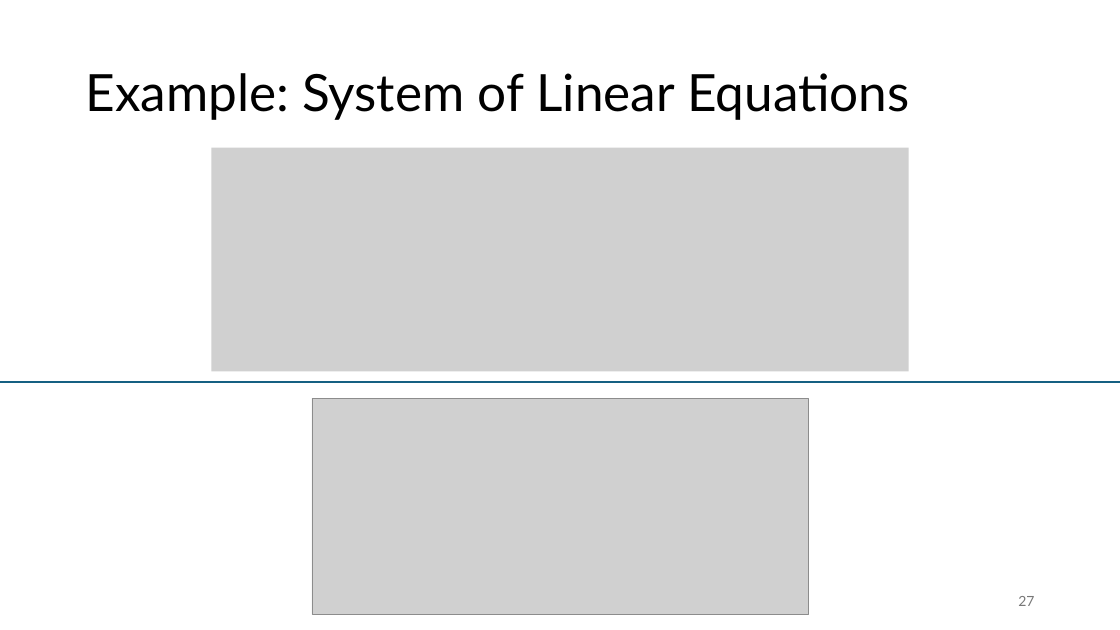
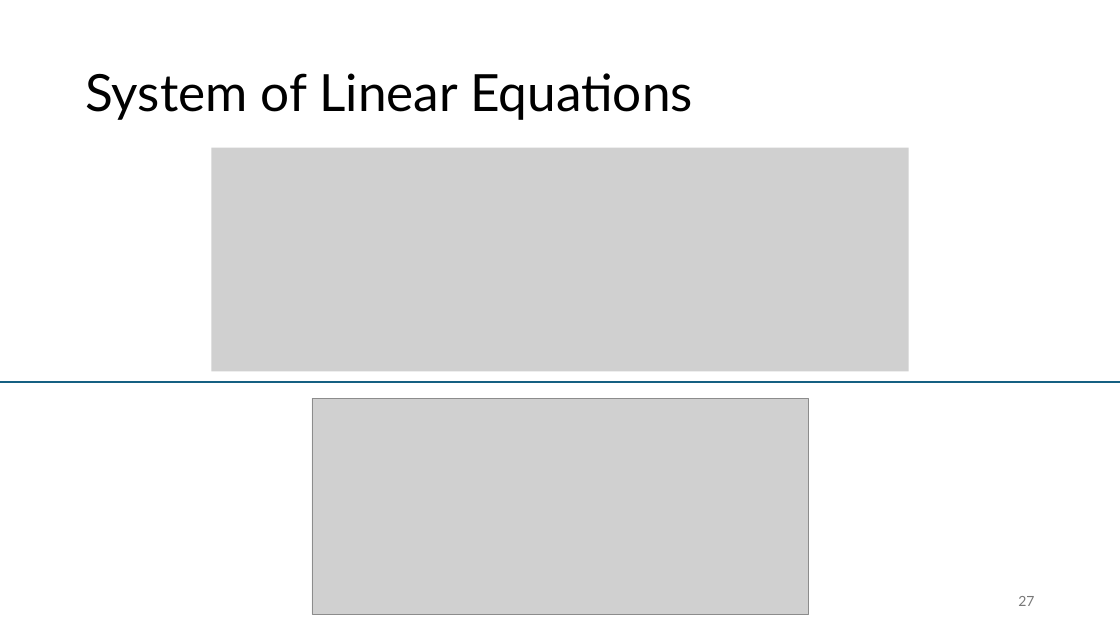
Before and after one commit to FelixWick/intro_electrical_eng, a slide deck: slide 27 of slides/2_DCcircuits.pptx. Drawn at 1120x630 pixels with LibreOffice and Linux fonts; fonts in the diff are those of the drawing; grey boxes stand for pictures. Boxes give left, top, right and bottom in pixels: in the first picture for what was removed or moved away, otherwise in the second. Text is boxed around its words. In the diff, an @@ line names an element or a change of style, - is before the commit and + after.

```diff
--- a/slides/2_DCcircuits.pptx
+++ b/slides/2_DCcircuits.pptx
@@ title at box(85, 73, 693, 120): text changed @@
-Example: System of Linear Equations
+System of Linear Equations
```
Also in this commit, not shown: 4 other slides changed, 1 slide added, 1 other file.
